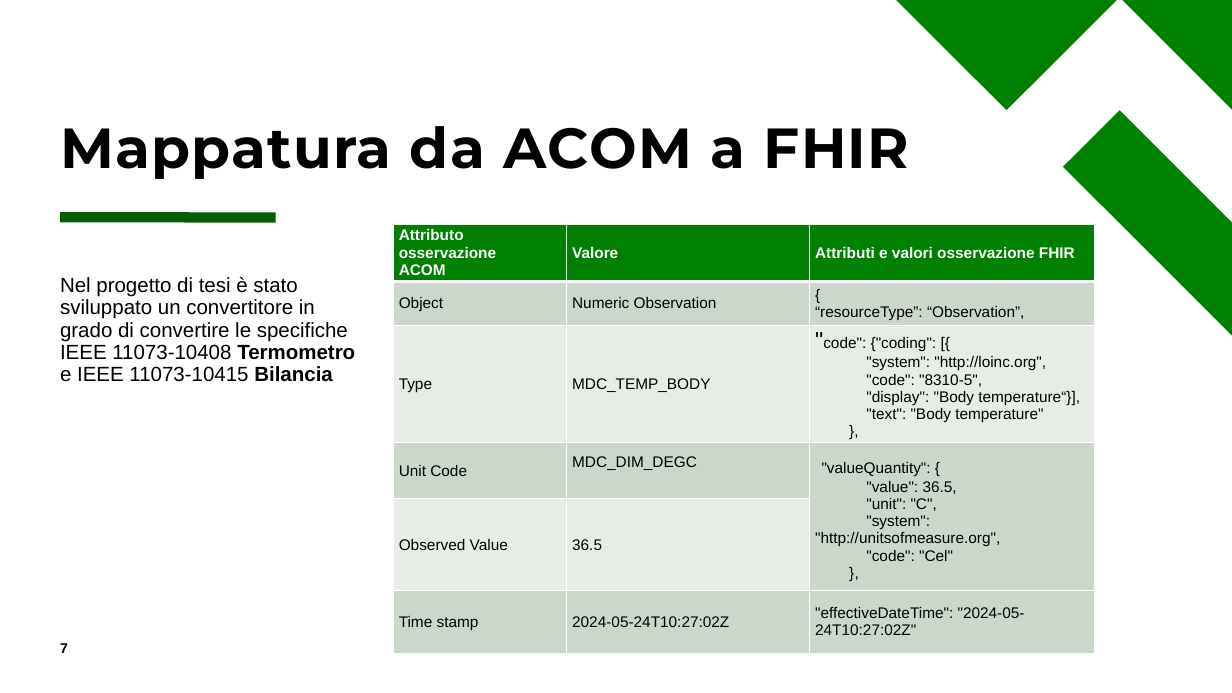
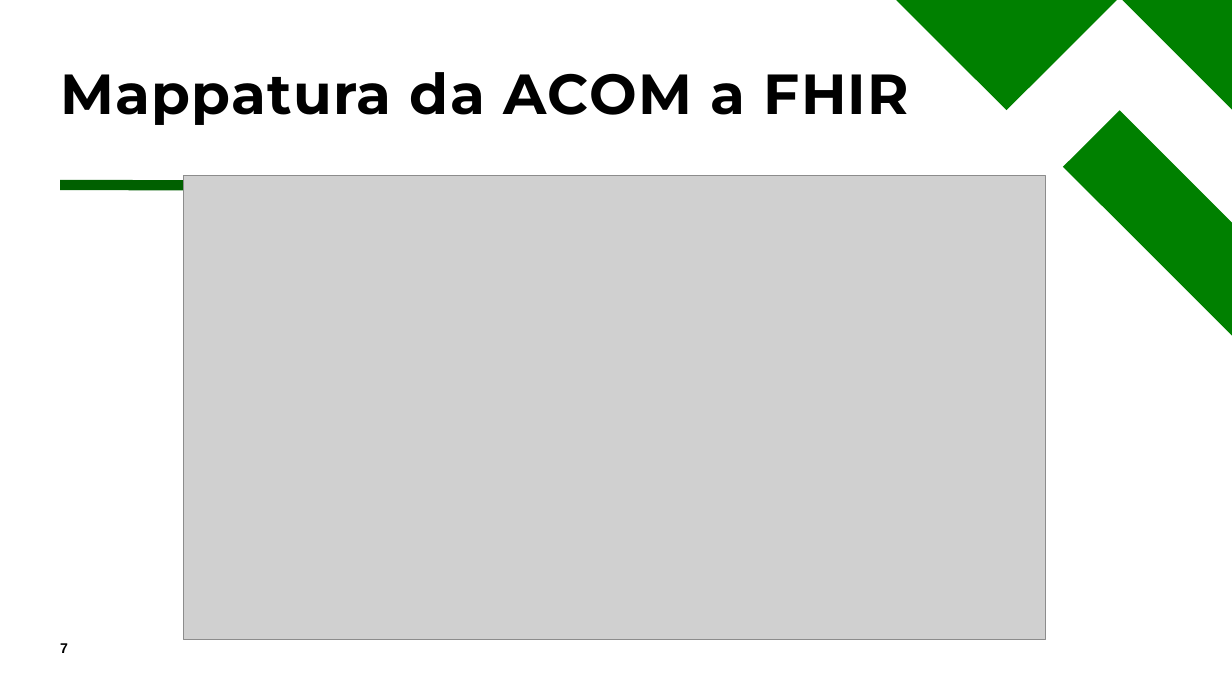
Before and after one commit to rcambianica/Stage, a slide deck: slide 7 of Relazione/Da IEEE 11073-10206 a FHIR.pptx. Drawn at 1232x693 pixels with LibreOffice and Linux fonts; fonts in the diff are those of the drawing; grey boxes stand for pictures. Boxes give left, top, right and bottom in pixels: in the first picture for what was removed or moved away, otherwise in the second. Text is boxed around its words. In the diff, an @@ line names an element or a change of style, - is before the commit and + after.

```diff
--- a/Relazione/Da IEEE 11073-10206 a FHIR.pptx
+++ b/Relazione/Da IEEE 11073-10206 a FHIR.pptx
@@ title "Mappatura da ACOM a FHIR": place and size @@
-title "Mappatura da ACOM a FHIR" at (60,126,909,179)
+title "Mappatura da ACOM a FHIR" at (60,72,909,125)
@@ title "Mappatura da ACOM a FHIR" at (60,72,909,125): vertical alignment bottom to middle @@
@@ picture added at (184,176,1046,640) @@
@@ line moved from (60, 217) - (275, 217) to (60, 185) - (275, 186) @@
@@ table removed at (394,225,1095,665), 6 rows, 3 columns @@
-Attributo / osservazione / ACOM | Valore | Attributi e valori osservazione FHIR
-Object | Numeric Observation | { / “resourceType”: “Observation”,
-Type | MDC_TEMP_BODY | "code": {"coding": [{ / "system": "http://loinc.org", / "code": "8310-5", / "display": "Body temperature“}], / "text": "Body temperature" / },
-Unit Code | MDC_DIM_DEGC | "valueQuantity": { / "value": 36.5, / "unit": "C", / "system": "http://unitsofmeasure.org", / "code": "Cel" / },
-Observed Value | 36.5 | 
-Time stamp | 2024-05-24T10:27:02Z | "effectiveDateTime": "2024-05-24T10:27:02Z"
@@ text removed at (60,277,355,382) @@
-Nel progetto di tesi è stato sviluppato un convertitore in grado di convertire le specifiche IEEE 11073-10408 Termometro e IEEE 11073-10415 Bilancia
```
Also in this commit, not shown: 3 other slides changed, 3 slides added, 2 slides removed, 10 other files.
